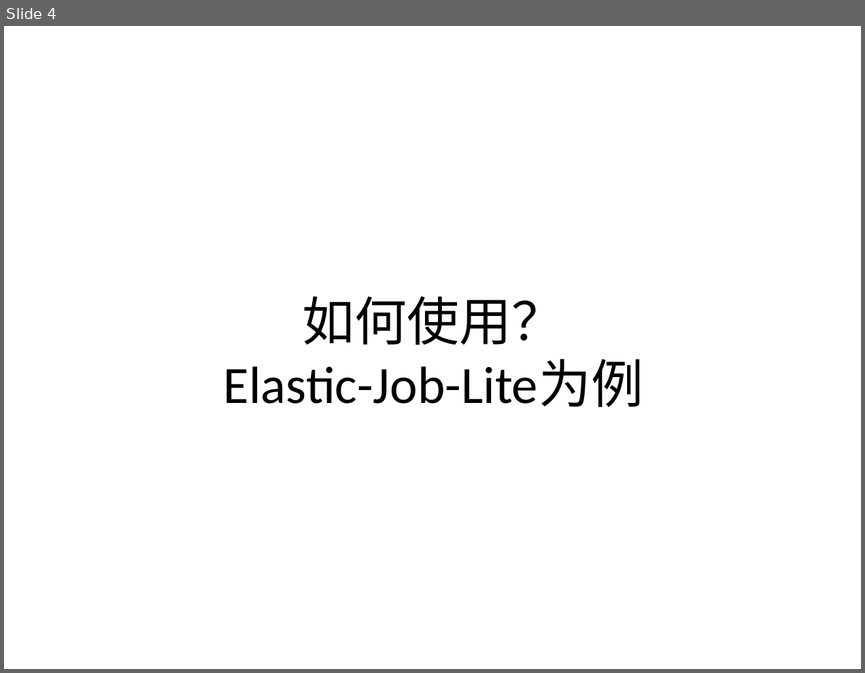
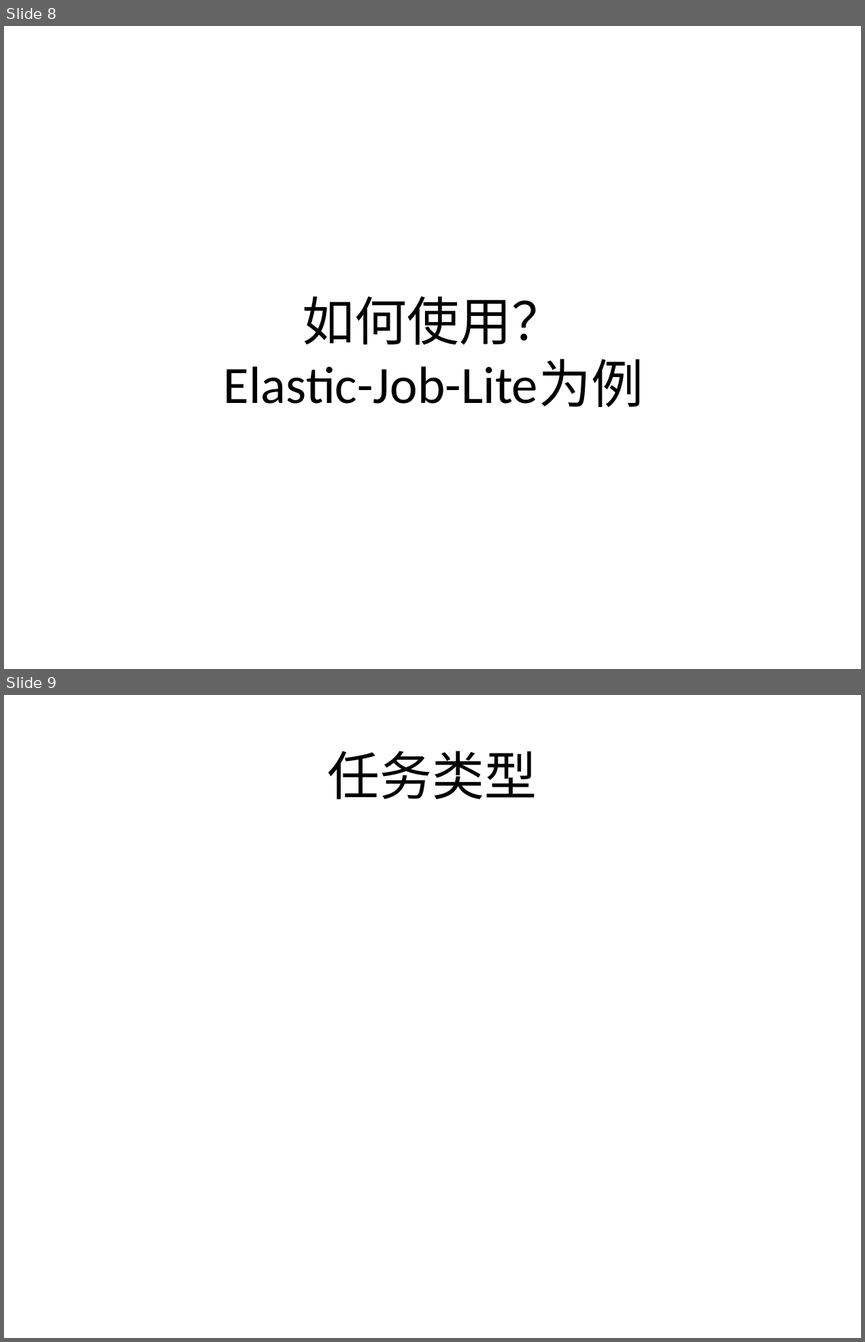
Before and after one commit to liuendy/practice, a slide deck: elastic-job-lite/elastic-job.pptx. Shown one above the other, each under a label of ours: slide 4 before the commit, slides 8 and 9 after it. The pictures are 865x673 and 865x1342 pixels, drawn with LibreOffice and Linux fonts; fonts in the diff are those of the drawing. Boxes give left, top, right and bottom in pixels: in the first picture for what was removed or moved away, otherwise in the second. Text is boxed around its words. In the diff, an @@ line names an element or a change of style, - is before the commit and + after.

```diff
--- a/elastic-job-lite/elastic-job.pptx
+++ b/elastic-job-lite/elastic-job.pptx
@@ slide 9 added at [4, 695, 861, 1338], background #FFFFFF @@
@@ title added at [328, 751, 537, 799], 44 pt, text #000000 @@
+任务类型
@@ what was slide 4 is now slide 8 @@
```
Also in this commit, not shown: 1 slide changed, 5 other slides added, 7 other files.
